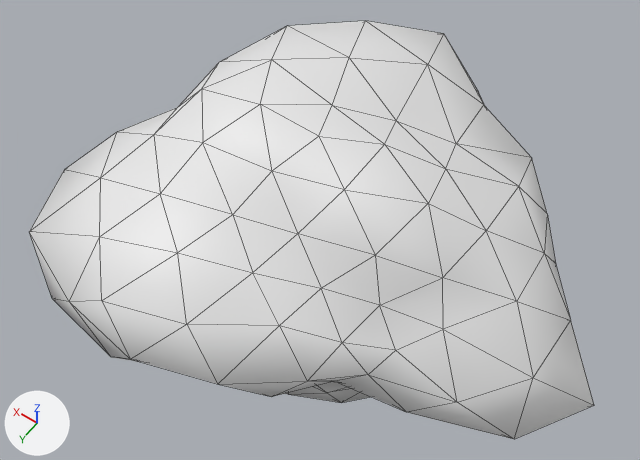
The FBX model Assets/models/jungle/boulder_a.fbx: old version first, new version second.
The view is the same before and after, from a 50 mm camera at (-2.42, 3.38, 6.08) aimed at (-0.07, 0.08, 0.9). Lighting does not change. The marker at lower left points along +X, +Y and +Z. The first picture is the older version. Mesh edges are drawn as thin lines.

Objects in the first picture: 'boulder_a'.
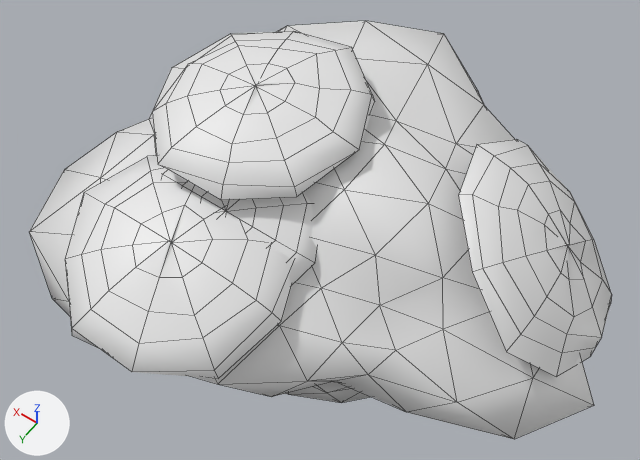
Changed parts and their boxes (x1, y1, x2, y2) in the pictures (640 x 460 px):
'boulder_a', reshaped: before (29, 21, 594, 439); after (29, 21, 612, 439)
part 1 of me_boulder_a, added: after (458, 139, 612, 377)
part 2 of me_boulder_a, added: after (161, 170, 317, 285)
part 3 of me_boulder_a, added: after (149, 31, 375, 200)
part 4 of me_boulder_a, added: after (65, 155, 293, 379)

Edits to the bpy script that builds the scene:
```text
Add mat_moss:
    mat_moss = principled_material('Moss')
    mat_moss.base_color = (0.8, 0.8, 0.8)  # white #e7e7e7
Change me_boulder_a:
    used by ob_boulder_a; location = (0.0, 0.0, 0.0)
    remove me_boulder_a.from_pydata(...)  # 162 vertices, 320 faces; spans x -2.32..1.88, y -2.06..1.69, z -0.12..1.81
    add me_boulder_a.from_pydata(...)  # 396 vertices, 520 faces; spans x -2.32..1.88, y -2.06..1.84, z -0.12..2.01
    me_boulder_a part 1: a new loose piece of 59 vertices spanning x -2.15..-0.86, y -1.19..0.42, z 0.57..1.76, in mat_moss (white #e7e7e7)
    me_boulder_a part 2: a new loose piece of 59 vertices spanning x -0.41..0.96, y -0.03..1.19, z 1.03..1.76, in mat_moss (white #e7e7e7)
    me_boulder_a part 3: a new loose piece of 59 vertices spanning x -0.33..1.33, y -0.76..0.78, z 1.65..2.01, in mat_moss (white #e7e7e7)
    me_boulder_a part 4: a new loose piece of 57 vertices spanning x -0.43..1.29, y 0.31..1.84, z 1.04..1.57, in mat_moss (white #e7e7e7)
    add me_boulder_a.materials.append(mat_moss)  # white #e7e7e7
```
